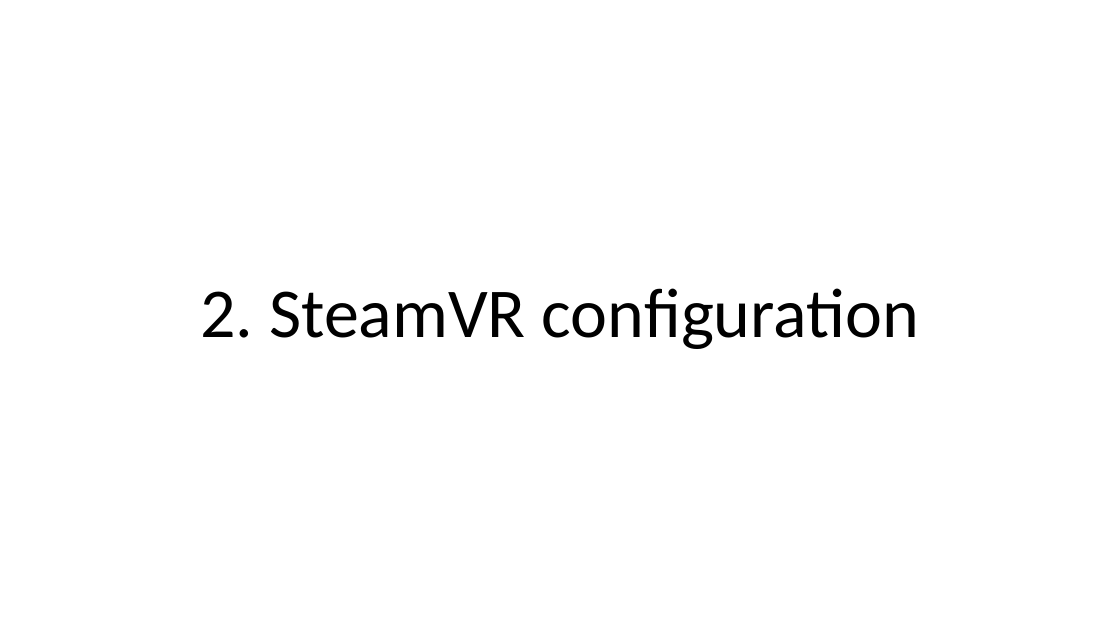
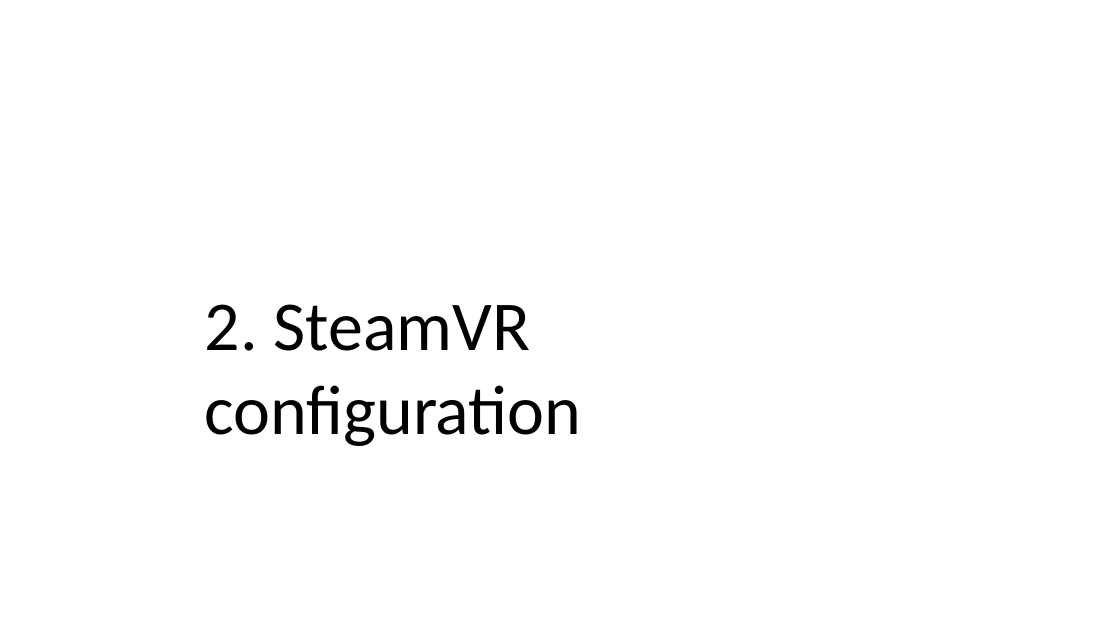
Before and after one commit to ebadier/ViveTrackers, a slide deck: slide 6 of Doc/ViveTrackersDocumentation.pptx. Drawn at 1120x630 pixels with LibreOffice and Linux fonts; fonts in the diff are those of the drawing. Boxes give left, top, right and bottom in pixels: in the first picture for what was removed or moved away, otherwise in the second. Text is boxed around its words. In the diff, an @@ line names an element or a change of style, - is before the commit and + after.

```diff
--- a/Doc/ViveTrackersDocumentation.pptx
+++ b/Doc/ViveTrackersDocumentation.pptx
@@ title "2. SteamVR configuration": place and size @@
-title "2. SteamVR configuration" at [200, 288, 919, 349]
+title "2. SteamVR configuration" at [205, 304, 582, 446]
@@ title "2. SteamVR configuration" at [205, 304, 582, 446]: letter spacing 0 to -0.1 pt in "configuration"; alignment centre to left; indent changed; line spacing 0.9 to 1; more space between paragraphs; vertical alignment middle to top @@
```
Also in this commit, not shown: 11 other slides changed, 1 other file.
